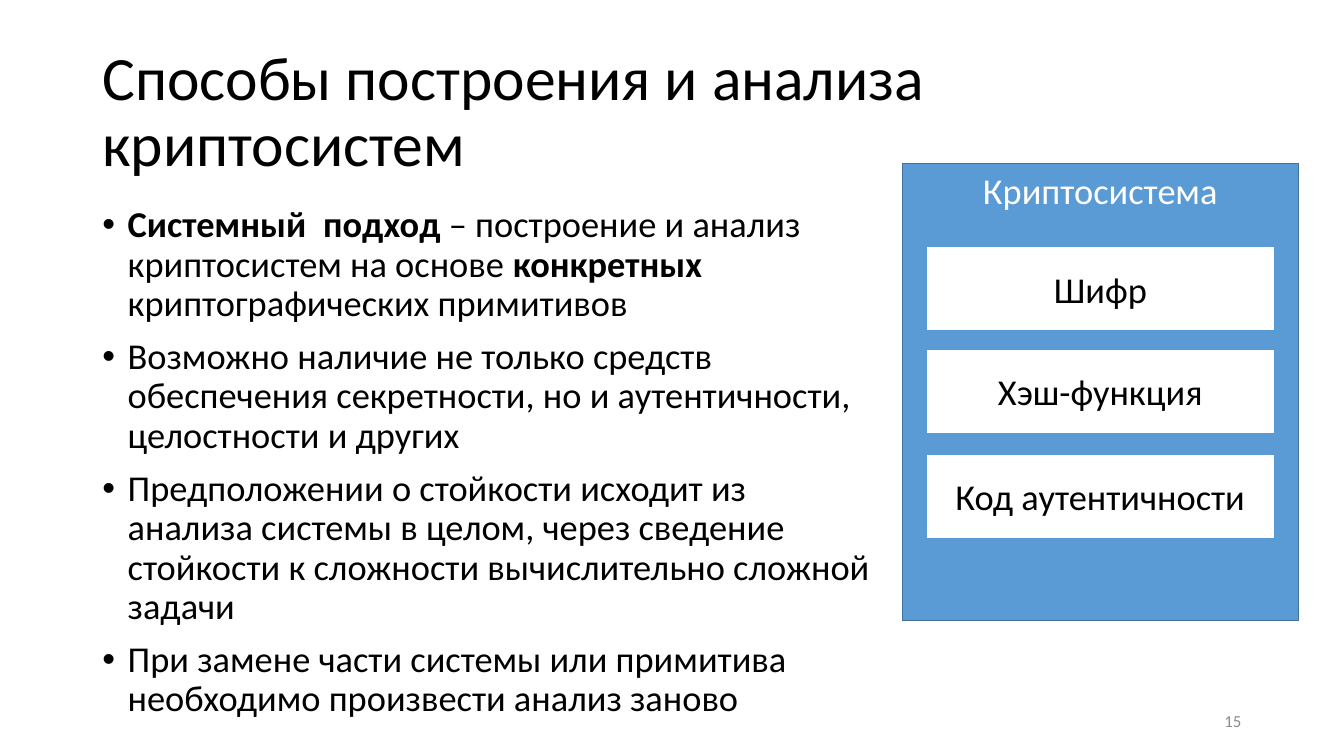
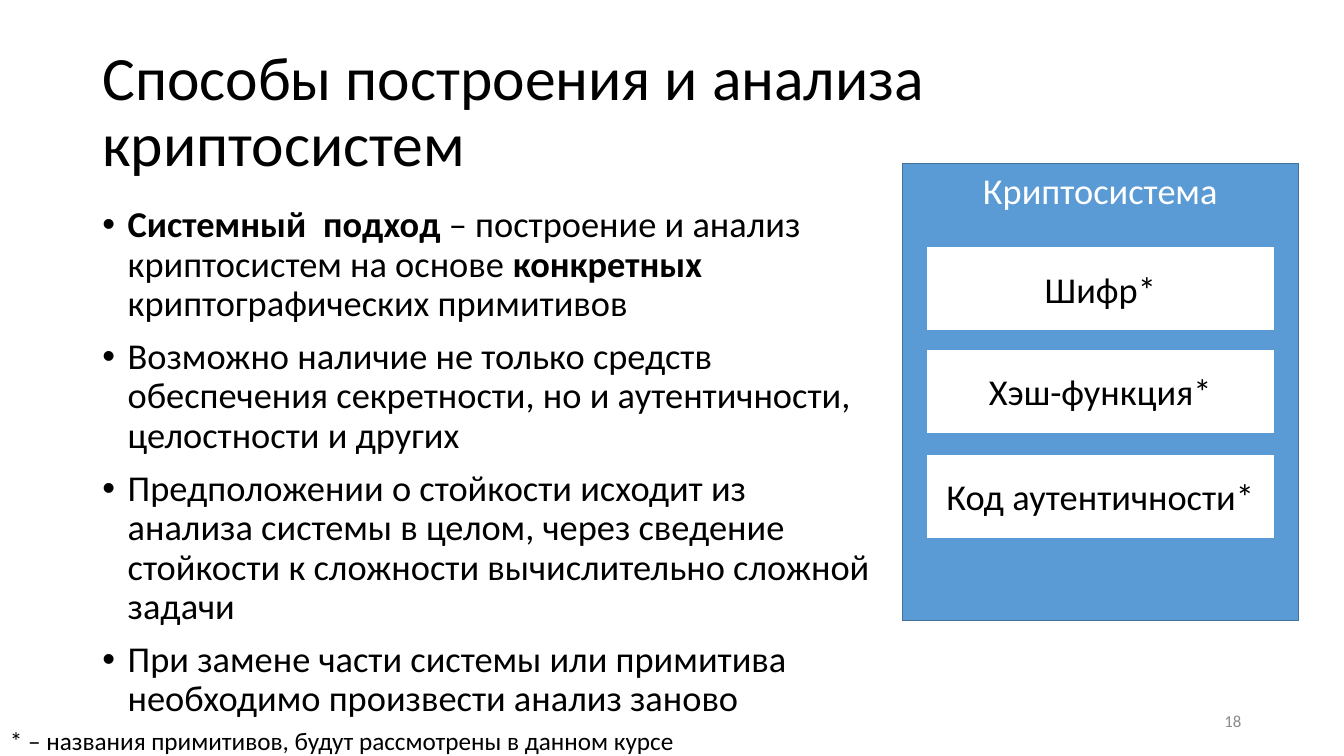
Before and after one commit to CryptoCourse/CryptoLectures, a slide deck: slide 18 of Lectures/Lecture1.pptx (slide 15 before the commit). Drawn at 1344x756 pixels with LibreOffice and Linux fonts; fonts in the diff are those of the drawing. Boxes give left, top, right and bottom in pixels: in the first picture for what was removed or moved away, otherwise in the second. Text is boxed around its words. In the diff, an @@ line names an element or a change of style, - is before the commit and + after.

```diff
--- a/Lectures/Lecture1.pptx
+++ b/Lectures/Lecture1.pptx
@@ text in rectangle at <box>1045,277,1156,309</box>: text changed @@
-Шифр
+Шифр*
@@ text in rectangle at <box>989,379,1212,411</box>: text changed @@
-Хэш-функция
+Хэш-функция*
@@ text in rectangle at <box>946,484,1254,516</box>: text changed @@
-Код аутентичности
+Код аутентичности*
@@ page number at <box>1224,715,1241,727</box>: text changed @@
-15
+18
@@ text added at <box>46,733,673,754</box>, 18 pt, text #000000 @@
+* – названия примитивов, будут рассмотрены в данном курсе
```
Also in this commit, not shown: 9 other slides changed, 13 slides added, 1 slide removed, 1 other file.
